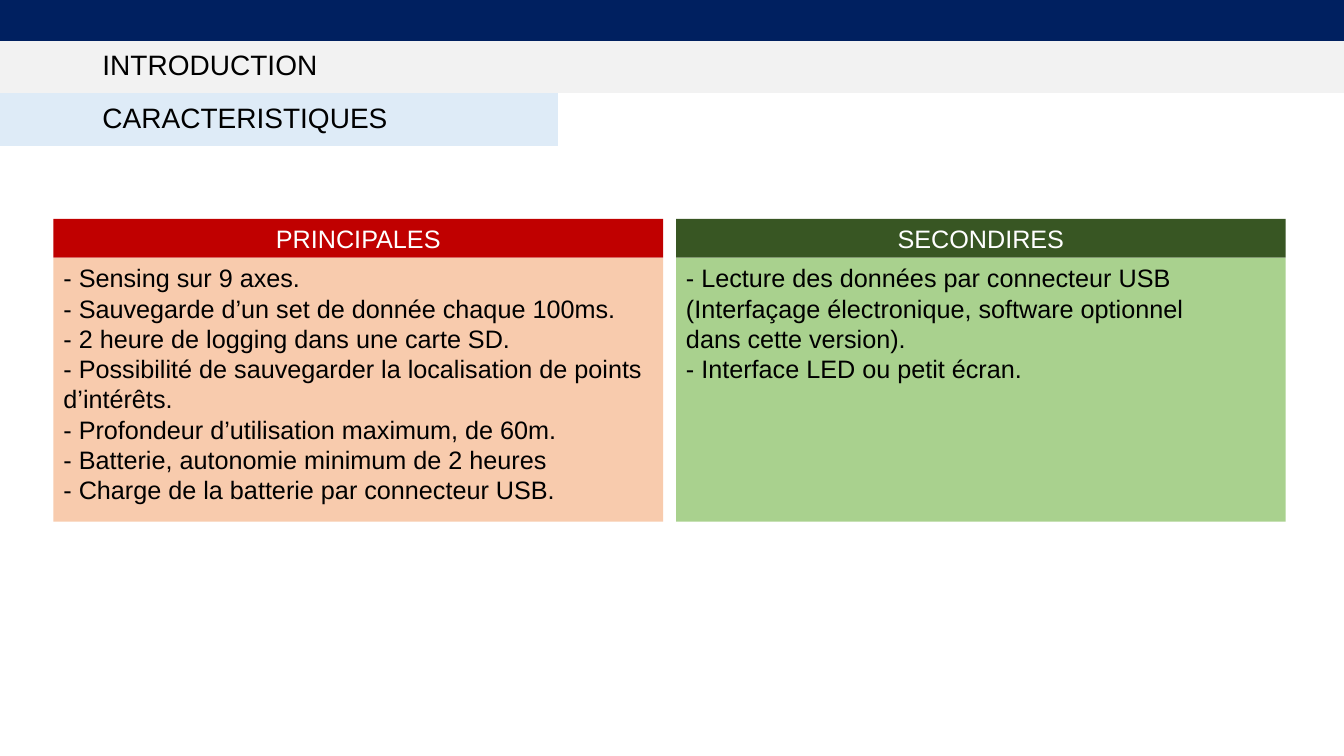
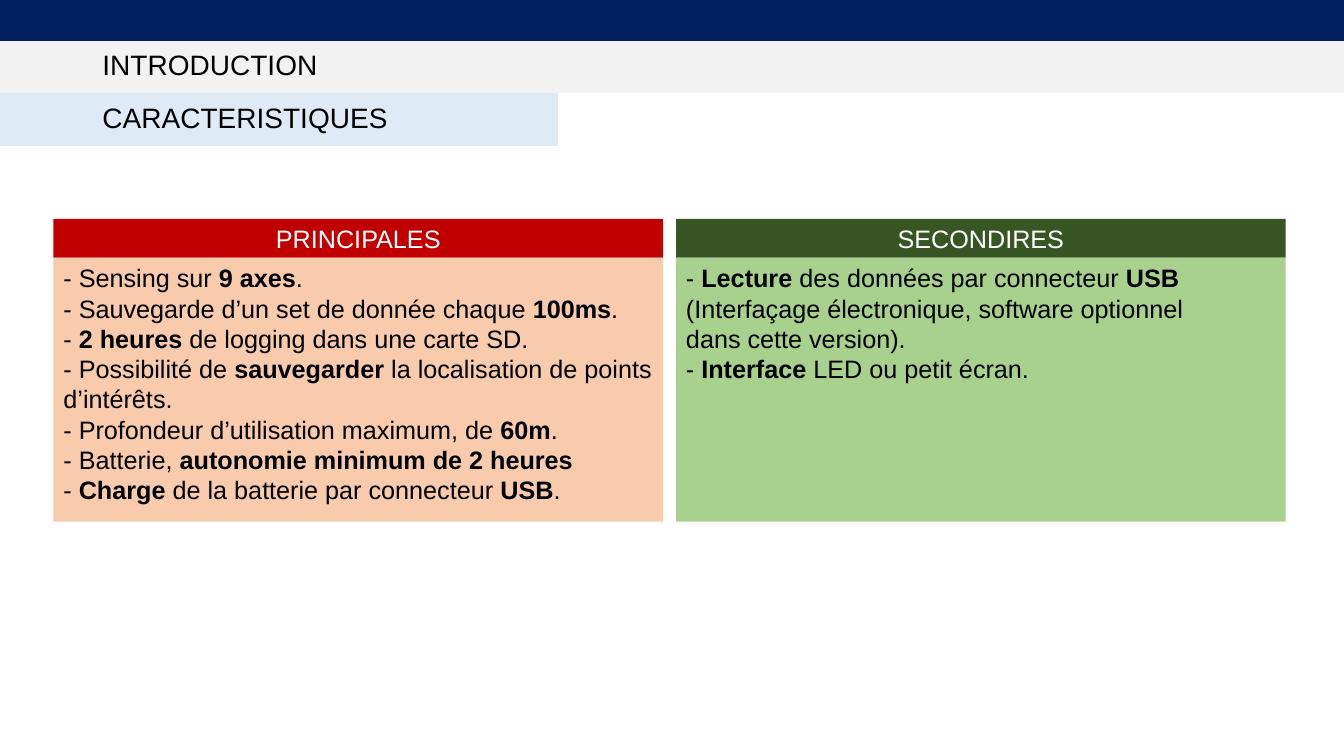
Before and after one commit to Ali-Z0/2221_Underwater-Positioning-System, a slide deck: slide 5 of doc/Presentations/Final/2221_LocalisationSousMarine-PresentationFinale.pptx (slide 4 before the commit). Drawn at 1344x756 pixels with LibreOffice and Linux fonts; fonts in the diff are those of the drawing. Boxes give left, top, right and bottom in pixels: in the first picture for what was removed or moved away, otherwise in the second. Text is boxed around its words. In the diff, an @@ line names an element or a change of style, - is before the commit and + after.

```diff
--- a/doc/Presentations/Final/2221_LocalisationSousMarine-PresentationFinale.pptx
+++ b/doc/Presentations/Final/2221_LocalisationSousMarine-PresentationFinale.pptx
@@ text in rectangle at (63,268,651,505): bold on in "9 axes.", "100ms.", "sauvegarder", "60m." and 2 more places @@
@@ text in rectangle at (686,268,1183,384): bold on in "Lecture USB", "Interface" @@
@@ text in rectangle at (79,329,528,354): text changed @@
-- 2 heure de logging dans une carte SD.
+- 2 heures de logging dans une carte SD.
```
Also in this commit, not shown: 6 other slides changed, 10 slides added, 1 slide removed, 3 other files.
